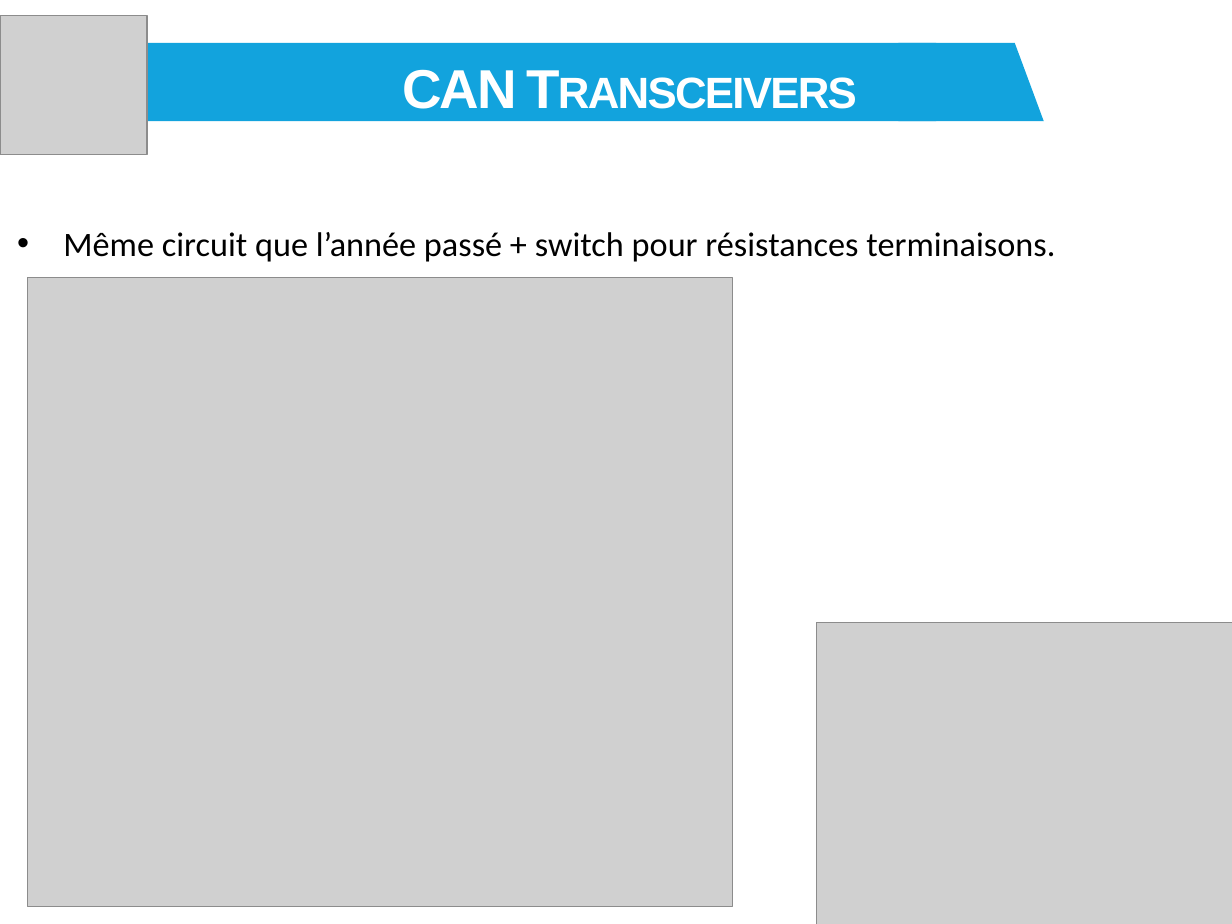
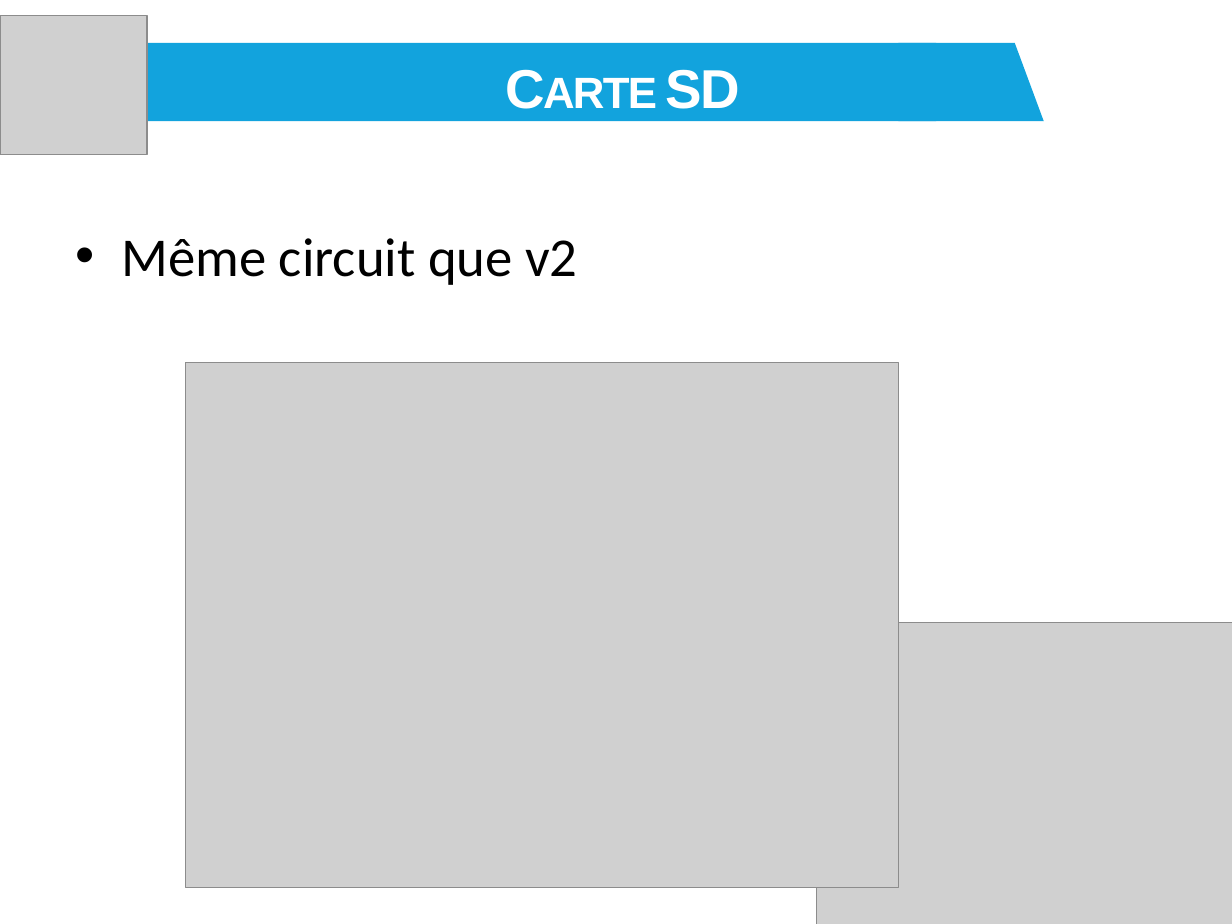
Before and after one commit to eRacing/DAQ, a slide deck: slide 6 of doc/DAQ_v3_DR1.pptx (slide 11 before the commit). Drawn at 1232x924 pixels with LibreOffice and Linux fonts; fonts in the diff are those of the drawing; grey boxes stand for pictures. Boxes give left, top, right and bottom in pixels: in the first picture for what was removed or moved away, otherwise in the second. Text is boxed around its words. In the diff, an @@ line names an element or a change of style, - is before the commit and + after.

```diff
--- a/doc/DAQ_v3_DR1.pptx
+++ b/doc/DAQ_v3_DR1.pptx
@@ text at bbox=[666, 69, 740, 109]: text changed @@
-CAN Transceivers
+Carte SD
@@ text at bbox=[122, 238, 577, 285]: text changed; size 20 to 32 pt @@
-• Même circuit que l’année passé + switch pour résistances terminaisons.
+• Même circuit que v2
@@ picture: place and size @@
-picture at bbox=[27, 277, 732, 906]
+picture at bbox=[186, 362, 899, 887]
```
Also in this commit, not shown: 2 other slides changed, 6 slides added, 15 slides removed, 2 other files.
